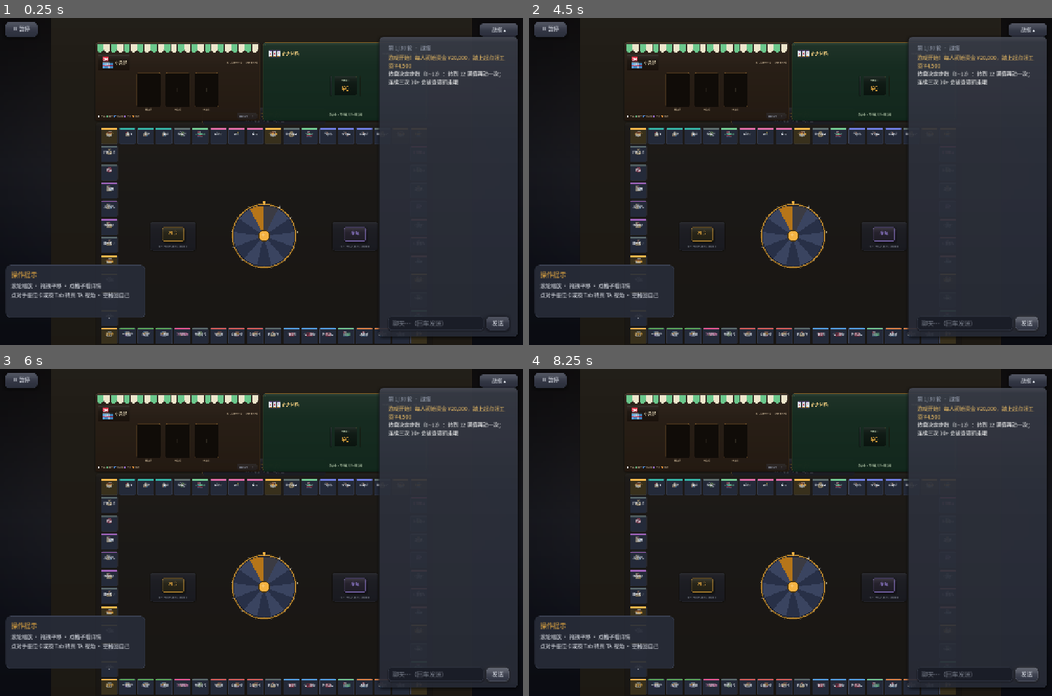
Above: before the commit, frames 1-4 (two rows, left to right).
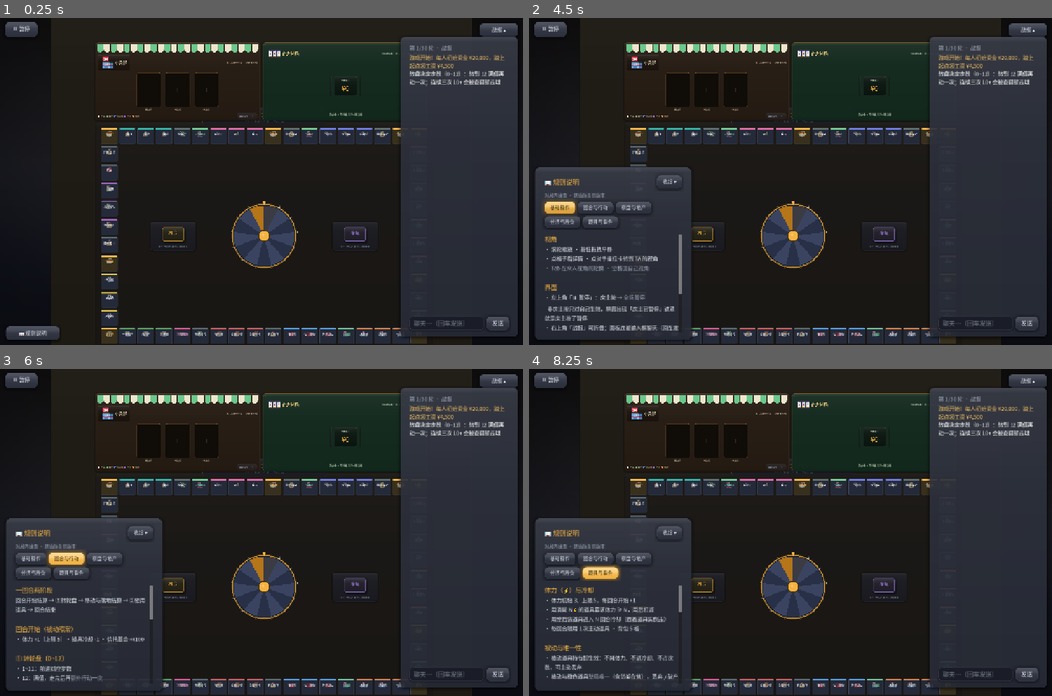
Above: after the commit, the same moments.

Repository: Lousync/dorm-monopoly
Game: Godot game, scene res://scenes/game.tscn
Same seed, same stepped clock (60 frames per second), same inputs: the game is played once before the commit and once after it. This scene is started directly instead of the project's main scene.
Inputs:
- Up to frame 1 (0.25 s): no input
- Up to frame 2 (4.5 s): click "⏸ 暂停" at 0.5 s; click "▶ 继续游戏" at 1.25 s; click "战报 ▴" at 2 s; click "战报 ▾" at 2.75 s; click "发送" at 3.5 s; click "发送" (after the commit: "📖 规则说明") at 4.25 s
- Up to frame 3 (6 s): click "发送" (after the commit: "基础操作") at 5 s; click "发送" (after the commit: "回合与行动") at 5.75 s
- Up to frame 4 (8.25 s): click "发送" (after the commit: "棋盘与地产") at 6.5 s; click "发送" (after the commit: "经济与胜负") at 7.25 s; click "发送" (after the commit: "道具与事件") at 8 s

The runs differ from the first frame. In frame 1, 8.8% of the frame differs, in the area x 1-97%, y 5-99%; in frame 2, 16%; in frame 3, 15%; in frame 4, 16%, in the area x 1-98%, y 5-99%.
Error before the commit: Out of bounds get index '0' (on base: 'Array') (res://scripts/game.gd:825)
Error after the commit: Out of bounds get index '0' (on base: 'Array') (res://scripts/game.gd:833)

Commit message:
左下角「操作提示」改为「📖 规则说明」分页面板；底栏按可用带夹位
① 规则说明：原来左下角常驻一小块「操作提示」文本，容量太小。改为收起态只有
一个「📖 规则说明」按钮，点开原位向上展开 384×422 的分页面板，五页：
基础操作 / 回合与行动 / 棋盘与地产 / 经济与胜负 / 道具与事件。

- 文案独立成 scripts/rules_text.gd（RulesText），数值一律引用 GameData /
  ItemData 常量、表格区间与格型数量从数据算，不写死——否则改数值就忘了改说明。
- 控件构建独立成 scripts/rules_panel.gd（RulesPanel），沿用 TableHud 的
  「写回宿主同名成员」约定。
- 展开时占据左下角，格子详情卡让位（两者锚在同一块地方，同时显示会互相压住）；
  格详情卡本身改为默认隐藏，点格子才弹。
- 顺带把赌场注码常量从 casino.gd 提到 GameData.CASINO_STAKE：rules_text 要引用
  它，而 casino.gd 用了 Fx autoload，数据类 preload 它会把 autoload 依赖拖进编译
  链（--script 模式下 autoload 未注册，整条链编译失败）。

顺带修的布局缺陷（① 暴露出来的）：
- 底栏（牌垫阶段条 / 操作条 / 交易面板）原本只按座位卡居中，展开规则说明后状态
  文字被切掉。新增 game._dock_band() 从控件自身几何推导可用横向带，底栏夹位。
- 战报栏 340 → 300：原来它就压着底部的「转动转盘」按钮，右侧栏太宽。

摆拍工具加 --shot 路径含 rules / pause 时打开规则说明 / 暂停菜单，便于出图。

测试：新增 tests/rules_panel_test.gd（文案非空、无漏网格式化占位符、数值跟着常量
走、按钮展开/收起/换页走真实 GUI 输入链路）；regression_test 的控件回填清单补上
新控件。

Diff:
--- a/scripts/casino.gd
+++ b/scripts/casino.gd
@@ -11,7 +11,6 @@
 
 var g                       # 宿主：对局场景（game.gd）
 
-const CASINO_STAKE := 800
 
 var _casino_epoch := 0
 var _casino_action := {"epoch": -1, "action": ""}
@@ -72,16 +71,16 @@
 		return
 	var pot := 0
 	for a in alive:
-		var pay: int = mini(CASINO_STAKE, int(a.money))
+		var pay: int = mini(GameData.CASINO_STAKE, int(a.money))
 		a.money = int(a.money) - pay
 		pot += pay
 	_broadcast_state()
 	var order: Array = []
 	for a in alive:
 		order.append(int(a.peer))
-	s_casino_start.rpc("炸弹猫", CASINO_STAKE, pot, order)
+	s_casino_start.rpc("炸弹猫", GameData.CASINO_STAKE, pot, order)
 	_log("全员下注 %s，奖池 %s，赢家通吃！" % [
-		GameData.fmt_money(CASINO_STAKE), GameData.fmt_money(pot)], "#f0a0c0")
+		GameData.fmt_money(GameData.CASINO_STAKE), GameData.fmt_money(pot)], "#f0a0c0")
 
 	var deck := BombCat.deck()
 	var defuse := {}
--- a/scripts/dev_tools.gd
+++ b/scripts/dev_tools.gd
@@ -369,6 +369,10 @@
 		g.board.focus_grid(27, 0.8, true)
 		await get_tree().create_timer(0.15).timeout
 		_on_tile_clicked(27)  # 顺便展示格子详情卡
+	if path.contains("rules"):
+		g._set_rules_open(true)  # 摆拍：展开左下角「规则说明」
+	if path.contains("pause"):
+		g._open_menu()           # 摆拍：打开暂停菜单
 	if not path.contains("plain"):
 		g.board.play_deck_card("机会", "good", "帮宿管阿姨搬了一下午矿泉水，辛苦费 +600")
 		g.board.spin_wheel(12)
--- a/scripts/game.gd
+++ b/scripts/game.gd
@@ -76,11 +76,17 @@
 var black_picker_box: VBoxContainer
 var _black_sig := ""
 
-# ---------------- 开发者模式 ----------------
+# ---------------- 格详情卡 / 规则说明（左下角，见 rules_panel.gd） ----------------
 var info_panel: PanelContainer
 var info_title: Label
 var info_body: Label
 var info_sb: StyleBoxFlat
+var rules_btn: Button            # 收起态：左下角「📖 规则说明」按钮
+var rules_panel: PanelContainer  # 展开态：分页规则面板（原位向上展开）
+var rules_body: RichTextLabel
+var rules_tabs := {}             # 分页 key -> 按钮
+var rules_open := false
+var rules_tab := ""
 var log_text: RichTextLabel
 var log_panel: PanelContainer
 var log_toggle: Button
@@ -202,6 +208,8 @@
 func _build_ui() -> void:
 	# 控件构建已搬到 TableHud（原先 500 行都在这里）；控件直接写回本类同名成员
 	TableHud.build_play_ui(self)
+	# 左下角「📖 规则说明」：收起是按钮、点开原位向上展开分页规则（文案见 RulesText）
+	RulesPanel.build(self)
 func _build_hp() -> Array:
 	var out := []
 	var live := multiplayer.get_peers()
@@ -1165,6 +1173,8 @@
 	info_body.text = body
 	info_sb.border_color = Color(accent.r, accent.g, accent.b, 0.7)
 	info_panel.add_theme_stylebox_override("panel", info_sb)
+	# 规则说明展开时占着左下角，格详情卡让位（见 _set_rules_open）
+	info_panel.visible = not rules_open
 	info_panel.pivot_offset = info_panel.size * 0.5
 	info_panel.scale = Vector2(0.94, 0.94)
 	var tw := create_tween()
@@ -2239,6 +2249,8 @@
 ##（见 fix/v0.1.0 与 tests/pause_menu_test.gd）。
 func _menu_show(which: String) -> void:
 	menu_layer.visible = which != ""
+	if menu_layer.visible and menu_layer.get_index() != get_child_count() - 1:
+		move_child(menu_layer, -1)  # 开局后新挂的节点（结算层等）不该压在菜单上
 	for k in menu_wraps:
 		var e: Dictionary = menu_wraps[k]
 		# wrap 负责吃输入（全屏 STOP），panel 负责「当前显示哪块」的可查询状态
@@ -2264,6 +2276,32 @@
 func s_pause(on: bool) -> void:
 	get_tree().paused = on
 	pause_mask.visible = on and not multiplayer.is_server()
+
+# ================= 规则说明面板（左下角） =================
+
+## 展开/收起规则说明。展开时它占据左下角，格子详情卡让位（隐藏）——
+## 两者锚在同一块地方，同时显示会互相压住；收起后格详情卡照常弹出。
+func _set_rules_open(on: bool) -> void:
+	if rules_open == on:
+		return
+	rules_open = on
+	rules_btn.visible = not on
+	rules_panel.visible = on
+	if on:
+		info_panel.visible = false
+		# 自左下角向上「长出来」：缩放支点在左下角（构建时已设，这里兜底重算）
+		rules_panel.pivot_offset = Vector2(0.0, rules_panel.size.y)
+		rules_panel.modulate.a = 0.0
+		rules_panel.scale = Vector2(0.96, 0.96)
+		var tw := create_tween().set_parallel(true)
+		tw.tween_property(rules_panel, "modulate:a", 1.0, 0.16)
+		tw.tween_property(rules_panel, "scale", Vector2.ONE, 0.2) \
+			.set_trans(Tween.TRANS_CUBIC).set_ease(Tween.EASE_OUT)
+		rules_body.scroll_to_line(0)
+		Fx.play("pop", -8.0, 0.9)
+	else:
+		rules_panel.modulate.a = 1.0
+		rules_panel.scale = Vector2.ONE
 
 func _apply_audio() -> void:
 	AudioServer.set_bus_mute(0, audio_mute)
@@ -2325,23 +2363,46 @@
 		# 自己座位卡下沿只有一行的空间，两条必须并排而不是上下叠放，
 		# 否则操作条会被挤出屏幕底部（见 fix/v0.0.2）。
 		var r := board.home_card_screen_rect()
+		var band := _dock_band()
 		if action_bar.visible:
 			var gap := 8.0
 			var total: float = mat_bar.size.x + gap + action_bar.size.x
-			var left: float = r.get_center().x - total * 0.5
+			var left: float = _clamp_dock_x(r.get_center().x - total * 0.5, total, band)
 			mat_bar.position = Vector2(left, r.end.y + 10.0)
 			action_bar.position = Vector2(left + mat_bar.size.x + gap, r.end.y + 10.0)
 		else:
-			mat_bar.position = Vector2(r.get_center().x - mat_bar.size.x * 0.5, r.end.y + 10.0)
+			mat_bar.position = Vector2(
+				_clamp_dock_x(r.get_center().x - mat_bar.size.x * 0.5, mat_bar.size.x, band),
+				r.end.y + 10.0)
 	elif action_bar.visible:
 		_place_overlay_bar(action_bar)
+
+## 底栏可用的横向带（左起 / 右止）。底栏原本只按座位卡居中，一旦左下角展开
+## 规则说明面板、或右上角战报栏展开，它就会被压住（状态文字被切掉）。
+func _dock_band() -> Vector2:
+	var x0 := 14.0
+	if rules_panel != null and rules_panel.visible:
+		x0 = maxf(x0, rules_panel.offset_right + 10.0)
+	elif info_panel != null and info_panel.visible:
+		x0 = maxf(x0, info_panel.offset_right + 10.0)
+	var x1 := size.x - 14.0
+	if log_panel != null and log_panel.visible:
+		# 战报栏挂 TOP_RIGHT 锚点，所以它的左边缘 = 屏宽 + offset_left（不写死宽度）
+		x1 = minf(x1, size.x + log_panel.offset_left - 8.0)
+	return Vector2(x0, maxf(x1, x0 + 120.0))
+
+## 把底栏左边缘夹进可用带内（带太窄时以左边缘为准，宁可溢出也不推到屏幕外）
+func _clamp_dock_x(want: float, width: float, band: Vector2) -> float:
+	return clampf(want, band.x, maxf(band.x, band.y - width))
 	if dev.enabled:
 		dev.refresh_panel()
 
-## 交易面板贴底居中：按自身高度上移，保证整块（含刷新/离开）都在屏内
+## 交易面板贴底居中：按自身高度上移，保证整块（含刷新/离开）都在屏内；
+## 横向同样夹进可用带，免得展开规则说明后被压住
 func _place_overlay_bar(c: Control) -> void:
 	var vp := size
-	c.position = Vector2(vp.x * 0.5 - c.size.x * 0.5, maxf(vp.y - c.size.y - 16.0, 8.0))
+	c.position = Vector2(_clamp_dock_x(vp.x * 0.5 - c.size.x * 0.5, c.size.x, _dock_band()),
+		maxf(vp.y - c.size.y - 16.0, 8.0))
 
 ## 小卖部「买」按钮：按货架逐格显隐 + 标价 + 可买判定（缓存签名，避免每帧重建）。
 ## 这三个按钮创建时 visible=false，此前没有任何代码把它们打开过，
--- a/scripts/game_data.gd
+++ b/scripts/game_data.gd
@@ -13,6 +13,10 @@
 const NO_OWNER := -100
 const PROMPT_TIMEOUT := 25.0  # 购买/升级等待秒数
 const ROLL_TIMEOUT := 35.0    # 玩家发呆代掷秒数
+## 赌场注码。放在这里（而不是 casino.gd）是为了让规则说明面板能引用它：
+## casino.gd 直接用了 Fx autoload，数据类 preload 它会把 autoload 依赖拖进
+## 编译链（--script 模式下 autoload 尚未注册，整条链会编译失败）。
+const CASINO_STAKE := 800
 
 const BOARD_COLS := 18
 const BOARD_ROWS := 12
--- /dev/null
+++ b/scripts/rules_panel.gd
@@ -0,0 +1,103 @@
+class_name RulesPanel
+extends RefCounted
+## 对局内左下角的「📖 规则说明」：收起时只是一个按钮，点开后**原位向上展开**一个
+## 分页规则面板（基础操作 / 回合与行动 / 棋盘与地产 / 经济与胜负 / 道具与事件）。
+##
+## 与 TableHud 同约定：控件直接写回宿主（game.gd）的同名成员，而不是返回局部变量。
+## 文案全部来自 RulesText（数值引用 GameData/ItemData 常量，见该文件说明）。
+
+const PANEL_W := 384.0
+const PANEL_H := 422.0
+const BTN_W := 132.0
+
+static func build(g: Node) -> void:
+	_build_button(g)
+	_build_panel(g)
+	select_tab(g, "basic")
+
+## 收起态：左下角一个按钮（占据原「操作提示」的位置）
+static func _build_button(g: Node) -> void:
+	g.rules_btn = UIKit.button("📖 规则说明", 13)
+	g.rules_btn.tooltip_text = "查看操作提示与完整游戏规则"
+	g.rules_btn.set_anchors_preset(Control.PRESET_BOTTOM_LEFT)
+	g.rules_btn.offset_left = 14
+	g.rules_btn.offset_right = 14 + BTN_W
+	g.rules_btn.offset_top = -46
+	g.rules_btn.offset_bottom = -12
+	g.rules_btn.pressed.connect(func() -> void: g._set_rules_open(true))
+	g.add_child(g.rules_btn)
+
+## 展开态：面板 + 分页标签 + 滚动正文
+static func _build_panel(g: Node) -> void:
+	g.rules_panel = UIKit.panel_container(UIKit.PANEL_GLASS, 12,
+		Color(UIKit.BORDER.r, UIKit.BORDER.g, UIKit.BORDER.b, 0.85), 1, 8)
+	g.rules_panel.set_anchors_preset(Control.PRESET_BOTTOM_LEFT)
+	g.rules_panel.offset_left = 14
+	g.rules_panel.offset_right = 14 + PANEL_W
+	g.rules_panel.offset_top = -12 - PANEL_H
+	g.rules_panel.offset_bottom = -12
+	g.rules_panel.visible = false
+	g.add_child(g.rules_panel)
+	# 自左下角向上「长出来」，所以缩放的支点放在左下角
+	g.rules_panel.pivot_offset = Vector2(0.0, PANEL_H)
+
+	var m := UIKit.margins(12, 12, 10, 10)
+	g.rules_panel.add_child(m)
+	var v := VBoxContainer.new()
+	v.add_theme_constant_override("separation", 7)
+	m.add_child(v)
+
+	# 标题行：标题 + 收起
+	var head := HBoxContainer.new()
+	head.add_theme_constant_override("separation", 8)
+	v.add_child(head)
+	head.add_child(UIKit.label("📖 规则说明", 16, UIKit.ACCENT))
+	var sp := Control.new()
+	sp.size_flags_horizontal = Control.SIZE_EXPAND_FILL
+	sp.mouse_filter = Control.MOUSE_FILTER_IGNORE
+	head.add_child(sp)
+	var close_btn := UIKit.button("收起 ▾", 12)
+	close_btn.pressed.connect(func() -> void: g._set_rules_open(false))
+	head.add_child(close_btn)
+	v.add_child(UIKit.label("对局内速查 · 数值随当前版本", 11, UIKit.TEXT_DIM))
+
+	# 分页标签（HFlowContainer：窗口再窄也只是折行，不会溢出）
+	var flow := HFlowContainer.new()
+	flow.add_theme_constant_override("h_separation", 5)
+	flow.add_theme_constant_override("v_separation", 5)
+	v.add_child(flow)
+	g.rules_tabs = {}
+	for p in RulesText.pages():
+		var key := String(p.key)
+		var b := UIKit.button(String(p.title), 12)
+		b.custom_minimum_size = Vector2(0, 26)
+		b.pressed.connect(func() -> void: select_tab(g, key))
+		flow.add_child(b)
+		g.rules_tabs[key] = b
+
+	var sep := ColorRect.new()
+	sep.color = Color(UIKit.BORDER.r, UIKit.BORDER.g, UIKit.BORDER.b, 0.65)
+	sep.custom_minimum_size = Vector2(0, 1)
+	sep.mouse_filter = Control.MOUSE_FILTER_IGNORE
+	v.add_child(sep)
+
+	# 正文：RichTextLabel 自带滚动，不必再套 ScrollContainer
+	g.rules_body = RichTextLabel.new()
+	g.rules_body.bbcode_enabled = true
+	g.rules_body.scroll_active = true
+	g.rules_body.size_flags_vertical = Control.SIZE_EXPAND_FILL
+	g.rules_body.add_theme_font_size_override("normal_font_size", 13)
+	g.rules_body.add_theme_constant_override("line_separation", 3)
+	g.rules_body.add_theme_color_override("default_color", UIKit.TEXT)
+	v.add_child(g.rules_body)
+
+## 切换到某一页：正文换文案，标签高亮当前页
+static func select_tab(g: Node, key: String) -> void:
+	g.rules_tab = key
+	for k in g.rules_tabs:
+		var b: Button = g.rules_tabs[k]
+		UIKit.restyle_button(b, "primary" if k == key else "normal")
+	for p in RulesText.pages():
+		if String(p.key) == key:
+			g.rules_body.text = String(p.body)
+			return
--- /dev/null
+++ b/scripts/rules_text.gd
@@ -0,0 +1,200 @@
+class_name RulesText
+## 对局内「📖 规则说明」面板的全部文案 —— 唯一来源。
+##
+## 内容与 `docs/gameplay/*` 同步；数值一律引用 `GameData` / `ItemData` 常量，
+## **不在这里写死**，否则改了数值就忘了改说明（这份文案是玩家在局内唯一能查的东西）。
+## 正文走 RichTextLabel 的 bbcode，_h() 出小标题、_d() 出次要色。
+
+const C_HEAD := "#f5b342"   # 与 UIKit.ACCENT 同色
+const C_DIM := "#9aa2b3"    # 与 UIKit.TEXT_DIM 同色
+
+static func _h(text: String) -> String:
+	return "[color=%s][b]%s[/b][/color]" % [C_HEAD, text]
+
+static func _d(text: String) -> String:
+	return "[color=%s]%s[/color]" % [C_DIM, text]
+
+## 表格里金额列的区间（如强制缴费 400~1,500）：从数据算，别在文案里写死
+static func _amount_range(table: Array) -> String:
+	var lo := 1 << 30
+	var hi := 0
+	for row in table:
+		var v := int(row[1])
+		lo = mini(lo, v)
+		hi = maxi(hi, v)
+	return "%s~%s" % [GameData.fmt_money(lo), GameData.fmt_money(hi)]
+
+## 棋盘上某格型的数量：从 TILES 数出来，写死会在改棋盘时悄悄说谎
+static func _count_of(type_name: String) -> int:
+	var n := 0
+	for d in GameData.TILES:
+		if String(d.get("type", "")) == type_name:
+			n += 1
+	return n
+
+
+
+## 分页：[key, 标签, 正文]
+static func pages() -> Array:
+	return [
+		{"key": "basic", "title": "基础操作", "body": _basic()},
+		{"key": "turn", "title": "回合与行动", "body": _turn()},
+		{"key": "board", "title": "棋盘与地产", "body": _board()},
+		{"key": "money", "title": "经济与胜负", "body": _money()},
+		{"key": "item", "title": "道具与事件", "body": _item()},
+	]
+
+# ---------------- 各页正文 ----------------
+
+static func _basic() -> String:
+	return "\n".join([
+		_h("视角"),
+		"· 滚轮缩放 · 按住拖拽平移",
+		"· 点格子看详情 · 点对手座位卡转到 TA 的视角",
+		"· %s" % _d("Tab 在众人视角间轮换 · 空格回自己视角"),
+		"",
+		_h("界面"),
+		"· 左上角「⏸ 暂停」：房主按 → %s" % _d("全场暂停"),
+		"  非房主按只对自己生效，屏幕出现「房主已暂停」遮罩就是房主按了暂停",
+		"· 右上角「战报」可折叠；面板底部输入框聊天（回车发送）",
+		"· 左下角「📖 规则说明」就是本面板，再点一次收起",
+		"",
+		_h("一局的基本盘"),
+		"· 1~4 人，房主即权威服务器；有人掉线由机器人接管",
+		"· 轮流行动，所有人各行动一次 = 一回合，共 %d 回合" % GameData.MAX_ROUNDS,
+		"· 第 %d 回合结束按身家排名结算" % GameData.MAX_ROUNDS,
+	])
+
+static func _turn() -> String:
+	return "\n".join([
+		_h("一回合两阶段"),
+		"回合开始结算 → ①转轮盘 → 移动与落地结算 → ②使用道具 → 回合结束",
+		"",
+		_h("回合开始（被动照常）"),
+		"· 体力 +1（上限 5）· 道具冷却 -1 · 信托基金 +%s" % GameData.fmt_money(100),
+		"",
+		_h("① 转轮盘（0~12）"),
+		"· 1~11：前进对应步数",
+		"· 12：满值，走完后再%s" % _d("额外行动一次"),
+		"· 0：原地待命一回合（仍算完成投掷，之后可用道具）",
+		"· 连续 3 次 ≥10：兴奋过度，被查寝送宿委会（跳过一回合）",
+		"· %s" % _d("真人 %.0f 秒不掷由系统代掷" % GameData.ROLL_TIMEOUT),
+		"",
+		_h("移动与落地"),
+		"· 逐格跳动；途中踏过起点领工资",
+		"· 买地 / 升级是弹窗询问，%s 视为拒绝" % _d("%.0f 秒不答" % GameData.PROMPT_TIMEOUT),
+		"",
+		_h("② 使用道具"),
+		"· 每回合限用 1 次主动道具（被动不计）· 超时自动跳过",
+		"· 使用窗口 = 掷轮结算完成 → 本回合结束（含逛店 / 赌场期间）",
+		"",
+		_h("休眠 vs 跳过回合（容易搞混）"),
+		"· %s 被动照常、系统代掷、买地一律拒绝、商店自动离开" % _d("休眠："),
+		"  触发：黑市挨打（进小黑屋）",
+		"· %s 整回合被压制，被动也不享受" % _d("跳过回合："),
+		"  触发：转轮 0 待命、宿委会反省",
+	])
+
+static func _board() -> String:
+	var lines := [
+		_h("棋盘"),
+		"· %d 格环形（%d×%d 外圈）" % [GameData.TILES.size(), GameData.BOARD_COLS, GameData.BOARD_ROWS],
+		"· 四角：起点（右下）、宿委会（左下）、卧谈会（免费休息）、查寝！（右上，直接送宿委会）",
+		"",
+		_h("格型"),
+		"· 地产 %d（%d 组 × 3 块）· 机会/命运 %d · 小卖部 %d" % [
+			_count_of("property"), GameData.GROUP_TILES.size(),
+			_count_of("event"), _count_of("shop")],
+		"· 强制缴费 %d · 兼职奖励 %d · 免费休息 %d · 宿舍赌场 %d" % [
+			_count_of("fine"), _count_of("bonus"), _count_of("rest"), _count_of("casino")],
+		"",
+		_h("地产：沿路径由便宜到贵"),
+	]
+	var order := ["daily", "service", "canteen", "study", "sport", "teach", "dorm", "fun", "night", "health"]
+	for key in order:
+		lines.append("· %s　地价 %s　基础租金 %s" % [
+			String(GameData.GROUP_NAMES[key]),
+			GameData.fmt_money(int(GameData.GROUP_PRICES[key])),
+			GameData.fmt_money(int(GameData.GROUP_RENTS[key])),
+		])
+	lines.append_array([
+		"",
+		_h("买 / 升级 / 收租"),
+		"· 买入价 = 地价；落到自己地块可装修升级",
+		# 注意：这里的 50％ 用全角，写成半角 % 会被 String % 运算符当成格式符解析
+		"· 升级费 = 地价 × 50％／级，上限 %d 级" % GameData.MAX_LEVEL,
+		"· 租金 = 基础租金 × (1 + 装修等级) × （集齐同组 3 块再 ×2）",
+		"· %s" % _d("集齐同组 3 块即「垄断」，被拆散立刻取消"),
+		"",
+		_h("出局与焦土"),
+		"· 付不起钱即出局：现金清零、名下地产收归无主且等级清零",
+		"· 焦土：被「亡牌飞行员coco」炸毁的地皮无归属、不产租、不算垄断；",
+		"  任何玩家落地都要自动捐款累进进度，达标后恢复成%s地产" % _d("无主"),
+	])
+	return "\n".join(lines)
+
+static func _money() -> String:
+	return "\n".join([
+		_h("资金"),
+		"· 起始资金 %s" % GameData.fmt_money(GameData.START_MONEY),
+		"· 踏过或停在起点领工资 %s" % GameData.fmt_money(GameData.SALARY),
+		"· 强制缴费格 %s，躲不掉" % _d(_amount_range(GameData.FINES)),
+		"· 兼职 / 奖励格 %s，直接入账" % _d(_amount_range(GameData.BONUSES)),
+		"",
+		_h("机会 / 命运卡"),
+		"· ±金额、前进后退、送监、室友发红包、请全宿舍喝奶茶……",
+		"· 机会格另有专属卡：被拉进小卖部、公告栏道具券、神秘短信（开黑市）",
+		"",
+		_h("豁免（空想者的香皂）"),
+		"· 持皂免疫 debuff：扣钱、后退、送监、罚款、黑市出口费与挨打……",
+		"· %s 租金、购买、赌注、道具消耗是中性，香皂挡不住" % _d("注意："),
+		"",
+		_h("胜负"),
+		"· 只剩 1 人存活 → 该玩家直接获胜（全员破产则学校胜）",
+		"· 否则第 %d 回合结束按身家排名" % GameData.MAX_ROUNDS,
+		"· 身家 = 现金 + Σ(地价 + 等级 × 升级费用)",
+	])
+
+static func _item() -> String:
+	return "\n".join([
+		_h("体力（⚡）与冷却"),
+		"· 体力初始 3、上限 5，每回合开始 +1",
+		"· 用消耗 N⚡ 的道具要求体力 ≥ N，用后扣减",
+		"· 用掉后该道具进入 %s 回合冷却（跟着道具实例走）" % _d("N"),
+		"· 每回合限用 1 次主动道具 · 背包 %d 格" % 5,
+		"",
+		_h("被动与唯一性"),
+		"· 被动道具持有即生效：不耗体力、不进冷却、不占次数，可主动丢弃",
+		"· 被动与橙色道具%s（含货架在售），丢弃 / 破产回池" % _d("整局唯一"),
+		"· 一次性橙货用后焚毁，不回池",
+		"",
+		_h("品质与售价（小卖部）"),
+		"· 白 %s · 绿 %s · 蓝 %s" % [
+			GameData.fmt_money(ItemData.QUALITY_PRICES["白"]),
+			GameData.fmt_money(ItemData.QUALITY_PRICES["绿"]),
+			GameData.fmt_money(ItemData.QUALITY_PRICES["蓝"])],
+		"· 紫 %s · 橙 %s" % [
+			GameData.fmt_money(ItemData.QUALITY_PRICES["紫"]),
+			GameData.fmt_money(ItemData.QUALITY_PRICES["橙"])],
+		"· %s" % _d("逐件道具的效果见 docs/gameplay/道具图鉴.md"),
+		"",
+		_h("小卖部（地图 4 家）"),
+		"· 落在地图小卖部格即进店；每家 3 栏货架、各自独立补货",
+		"· 点桌面货架卡或底部「买」按钮购买；持黑卡且有次数则免单",
+		"· 刷新费 = %s + %s × 全场刷新次数（整局递增、不重置）" % [
+			GameData.fmt_money(ItemData.REFRESH_BASE), GameData.fmt_money(ItemData.REFRESH_STEP)],
+		"",
+		_h("黑市（仅由机会卡进入，不占地图格）"),
+		"· 一切消费用地产：紫 %d 块 · 橙 %d 块 · 刷新 %d 块 · 出口 %d 块" % [
+			ItemData.BLACK_COST["紫"], ItemData.BLACK_COST["橙"],
+			ItemData.BLACK_REFRESH_COST, ItemData.BLACK_EXIT_COST],
+		"· 交哪几块地皮由你自己逐块点选；被收走的地皮回归无主、等级清零",
+		"· 凑不出地皮 → 扣当前现金一半 + 小黑屋（休眠一回合）后扔出店",
+		"",
+		_h("宿舍赌场 · 炸弹猫（地图 %d 格）" % _count_of("casino")),
+		"· 落地全员下注 %s（按各自现金封顶），奖池 %s" % [
+			GameData.fmt_money(GameData.CASINO_STAKE), _d("赢家通吃")],
+		"· 牌堆 12 张：炸弹 ×3 / 拆除 ×2 / 小鱼 ×7",
+		"· 抽到炸弹有「拆除」则消耗一张化解，否则出局；最后存活者通吃奖池",
+		"· 每人限一次「透视」偷看牌堆顶（只有你自己看得见）",
+	])
--- a/scripts/table_hud.gd
+++ b/scripts/table_hud.gd
@@ -207,13 +207,16 @@
 
 	g.dev.build_panel()
 
-	# 左下角：格子详情卡（点击棋盘格子弹出相关信息）
+	# 左下角：格子详情卡（点击棋盘格子弹出）。
+	# 原先这块是常驻的「操作提示」文本；现改为默认隐藏，操作提示与完整规则
+	# 收进左下角的「📖 规则说明」面板（见 rules_panel.gd / rules_text.gd）。
 	g.info_panel = UIKit.panel_container(UIKit.PANEL_GLASS, 12, Color(UIKit.BORDER.r, UIKit.BORDER.g, UIKit.BORDER.b, 0.8), 1, 6)
 	g.info_panel.set_anchors_preset(Control.PRESET_BOTTOM_LEFT)
 	g.info_panel.offset_left = 14
 	g.info_panel.offset_right = 356
 	g.info_panel.offset_top = -196
 	g.info_panel.offset_bottom = -66
+	g.info_panel.visible = false
 	g.add_child(g.info_panel)
 	g.info_sb = UIKit.stylebox(UIKit.PANEL_GLASS, 12, Color(UIKit.BORDER.r, UIKit.BORDER.g, UIKit.BORDER.b, 0.8), 1)
 	g.info_panel.add_theme_stylebox_override("panel", g.info_sb)
@@ -222,9 +225,9 @@
 	var iv := VBoxContainer.new()
 	iv.add_theme_constant_override("separation", 5)
 	im.add_child(iv)
-	g.info_title = UIKit.label("操作提示", 16, UIKit.ACCENT)
+	g.info_title = UIKit.label("格子详情", 16, UIKit.ACCENT)
 	iv.add_child(g.info_title)
-	g.info_body = UIKit.label("滚轮缩放 · 拖拽平移 · 点格子看详情\n点对手座位卡或按 Tab 转到 TA 视角 · 空格回自己", 13, UIKit.TEXT)
+	g.info_body = UIKit.label("点棋盘上任意格子看详情", 13, UIKit.TEXT)
 	g.info_body.autowrap_mode = TextServer.AUTOWRAP_WORD_SMART
 	iv.add_child(g.info_body)
 
@@ -240,7 +243,9 @@
 
 	g.log_panel = UIKit.panel_container(UIKit.PANEL_GLASS, 12, Color(UIKit.BORDER.r, UIKit.BORDER.g, UIKit.BORDER.b, 0.8), 1, 6)
 	g.log_panel.set_anchors_preset(Control.PRESET_TOP_RIGHT)
-	g.log_panel.offset_left = -352
+	# 宽度 300（原 340）：右侧栏太宽时底部操作条会被它压住，
+	# 见 game.gd:_dock_band（底栏按可用带夹位）
+	g.log_panel.offset_left = -300
 	g.log_panel.offset_right = -12
 	g.log_panel.offset_top = 46
 	g.log_panel.offset_bottom = 780
@@ -434,6 +439,11 @@
 		"settings": {"wrap": sc, "panel": g.settings_panel},
 		"confirm": {"wrap": cc, "panel": g.confirm_panel},
 	}
+
+	# 置顶：压暗底与菜单要盖住棋盘 / 战报栏 / 底部操作条。它们都是本函数之后才
+	# 加进 game 的子节点，不置顶的话只有棋盘被压暗，两侧栏和底栏仍是亮的。
+	# 置顶同时保证「谁吃鼠标」与「谁在上层」一致（见 fix/v0.1.0 的暂停卡死）。
+	g.move_child(g.menu_layer, g.get_child_count() - 1)
 
 	# 作弊器点数选框（0~12，本地弹出）
 	g.cheat_picker = Control.new()
--- a/tests/pause_menu_test.gd
+++ b/tests/pause_menu_test.gd
@@ -84,6 +84,14 @@
 	# headless 的根窗口默认只有 64x64，画布却按 1280 拉伸；先摆成与实机一致的尺寸，
 	# 否则控件布局与真机不符，点击坐标也会落在窗口外
 	root.size = Vector2i(1280, 800)
+	# --script 模式下 autoload 不能按全局名引用（编译期尚未注册），运行时从 root 取
+	var net = root.get_node_or_null("Net")
+	if net != null:
+		# 摆一份名册：否则 _host_setup 会对着空 hp 调 _broadcast_state 报错，噪音盖住真失败
+		net.players = [
+			{"peer": 1, "name": "我", "color": 0, "bot": false, "ready": true},
+			{"peer": 2, "name": "乙", "color": 1, "bot": true, "ready": true},
+		]
 	var g = load("res://scenes/game.tscn").instantiate()
 	root.add_child(g)
 	g.running = false  # 冻结主循环，本测试手动摆状态
--- a/tests/regression_test.gd
+++ b/tests/regression_test.gd
@@ -283,7 +283,8 @@
 		"log_text", "log_head", "log_toggle", "info_panel", "info_title",
 		"info_body", "info_sb", "status_label", "chat_edit", "card_panel",
 		"card_label", "opt_btn", "ph1_pill", "ph2_pill", "ph1_lab", "ph2_lab",
-		"ph_arrow_l", "black_btns", "black_hint"]
+		"ph_arrow_l", "black_btns", "black_hint",
+		"menu_dim", "menu_wraps", "rules_btn", "rules_panel", "rules_body", "rules_tabs"]
 	var missing: Array = []
 	for n in names:
 		if g.get(n) == null:
--- /dev/null
+++ b/tests/rules_panel_test.gd
@@ -0,0 +1,132 @@
+extends SceneTree
+## 左下角「📖 规则说明」回归（fix/v0.1.0）
+##   -- 原「操作提示」已收进规则面板；面板必须真的能展开 / 收起 / 换页
+## 走真实 GUI 输入链路（Viewport.push_input），钉的正是「按钮点了没反应」这类问题。
+## godot --headless --path . --script tests/rules_panel_test.gd
+
+var fails := 0
+
+func _initialize() -> void:
+	create_timer(0.1).timeout.connect(_run)
+
+func _check(cond: bool, what: String) -> void:
+	if cond:
+		print("  ok - ", what)
+	else:
+		fails += 1
+		printerr("  FAIL - ", what)
+
+## 见 tests/pause_menu_test.gd 的同名函数说明
+## （in_local_coords=true：坐标按画布空间算，headless 下窗口尺寸与画布不一致）
+## 控件为空时直接返回：脚本错误会中断协程，quit() 就再也走不到，
+## 整个 SceneTree 会一直挂着（本测试第一版就这么卡死过一次）。
+func _click(control: Control) -> void:
+	if control == null or not is_instance_valid(control):
+		return
+	var vp := control.get_viewport()
+	var pos := control.get_global_rect().get_center()
+	var mv := InputEventMouseMotion.new()
+	mv.position = pos
+	mv.global_position = pos
+	vp.push_input(mv, true)
+	for pressed in [true, false]:
+		var ev := InputEventMouseButton.new()
+		ev.button_index = MOUSE_BUTTON_LEFT
+		ev.pressed = pressed
+		ev.position = pos
+		ev.global_position = pos
+		vp.push_input(ev, true)
+
+func _run() -> void:
+	root.size = Vector2i(1280, 800)
+	# --script 模式下 autoload 不能按全局名引用（编译期尚未注册），运行时从 root 取
+	var net = root.get_node_or_null("Net")
+	if net != null:
+		# 摆一份名册：否则 _host_setup 会对着空 hp 调 _broadcast_state 报错，
+		# 噪音会盖住真正的失败；顺带让场景更接近实机（4 人桌）
+		net.players = [
+			{"peer": 1, "name": "我", "color": 0, "bot": false, "ready": true},
+			{"peer": 2, "name": "乙", "color": 1, "bot": true, "ready": true},
+			{"peer": 3, "name": "丙", "color": 2, "bot": true, "ready": true},
+			{"peer": 4, "name": "丁", "color": 3, "bot": true, "ready": true},
+		]
+	var g = load("res://scenes/game.tscn").instantiate()
+	root.add_child(g)
+	g.running = false
+	for i in 4:
+		await process_frame
+	await create_timer(0.4).timeout
+
+	print("== 文案数据（RulesText）==")
+	var pages: Array = RulesText.pages()
+	_check(pages.size() >= 4, "至少 4 页规则（实得 %d）" % pages.size())
+	var empty: Array = []
+	var leaked: Array = []   # 格式化漏网的占位符，说明 % 拼接写错了
+	for p in pages:
+		var body := String(p.body)
+		if body.strip_edges() == "":
+			empty.append(String(p.title))
+		if body.contains("%s") or body.contains("%d"):
+			leaked.append(String(p.title))
+	_check(empty.is_empty(), "每页正文都非空（空页：%s）" % str(empty))
+	_check(leaked.is_empty(), "正文里没有漏掉的格式化占位符（%s）" % str(leaked))
+	# 数值必须跟着常量走，不能写死
+	var money_page := ""
+	for p in pages:
+		if String(p.key) == "money":
+			money_page = String(p.body)
+	_check(money_page.contains(GameData.fmt_money(GameData.START_MONEY)),
+		"经济页引用起始资金常量（%s）" % GameData.fmt_money(GameData.START_MONEY))
+	var basic_page := ""
+	for p in pages:
+		if String(p.key) == "basic":
+			basic_page = String(p.body)
+	_check(basic_page.contains("滚轮缩放"), "基础操作页保留了原「操作提示」内容")
+
+	print("== 控件与初始状态 ==")
+	_check(g.rules_btn != null and g.rules_panel != null and g.rules_body != null,
+		"规则按钮 / 面板 / 正文都已回填")
+	_check(g.rules_tabs.size() == pages.size(), "分页标签数与页数一致")
+	_check(g.rules_btn.visible and not g.rules_panel.visible, "默认收起：只有按钮可见")
+
+	print("== 点按钮展开 ==")
+	_click(g.rules_btn)
+	await create_timer(0.3).timeout
+	_check(g.rules_panel.visible and not g.rules_btn.visible, "点「📖 规则说明」后展开、按钮收起")
+	_check(g.rules_body.text.length() > 0, "展开后正文有内容")
+
+	print("== 换页 ==")
+	var turn_btn: Button = g.rules_tabs.get("turn")
+	_check(turn_btn != null, "找到「回合与行动」标签")
+	var before: String = g.rules_body.text
+	_click(turn_btn)
+	await create_timer(0.2).timeout
+	_check(g.rules_body.text != before, "点标签后正文换页")
+	_check(g.rules_body.text.contains("转轮盘"), "换到的是「回合与行动」页")
+	_check(g.rules_tab == "turn", "当前页 key 已更新")
+
+	print("== 展开时会压住左下角，格详情卡让位 ==")
+	g._on_tile_clicked(0)
+	await create_timer(0.2).timeout
+	_check(not g.info_panel.visible, "规则展开时格详情卡不弹出（避免互相压住）")
+
+	print("== 收起 ==")
+	var close_btn: Button = null
+	for b in g.rules_panel.find_children("", "Button", true, false):
+		if String((b as Button).text).contains("收起"):
+			close_btn = b
+	_check(close_btn != null, "找到「收起」按钮")
+	_click(close_btn)
+	await create_timer(0.2).timeout
+	_check(not g.rules_panel.visible and g.rules_btn.visible, "收起后回到按钮态")
+	g._on_tile_clicked(0)
+	await create_timer(0.2).timeout
+	_check(g.info_panel.visible, "收起后格详情卡恢复可弹出")
+
+	g.free()
+	if fails == 0:
+		print("RULES PANEL TEST: ALL PASS")
+		quit(0)
+	else:
+		print("RULES PANEL TEST: %d FAILURES" % fails)
+		quit(1)
